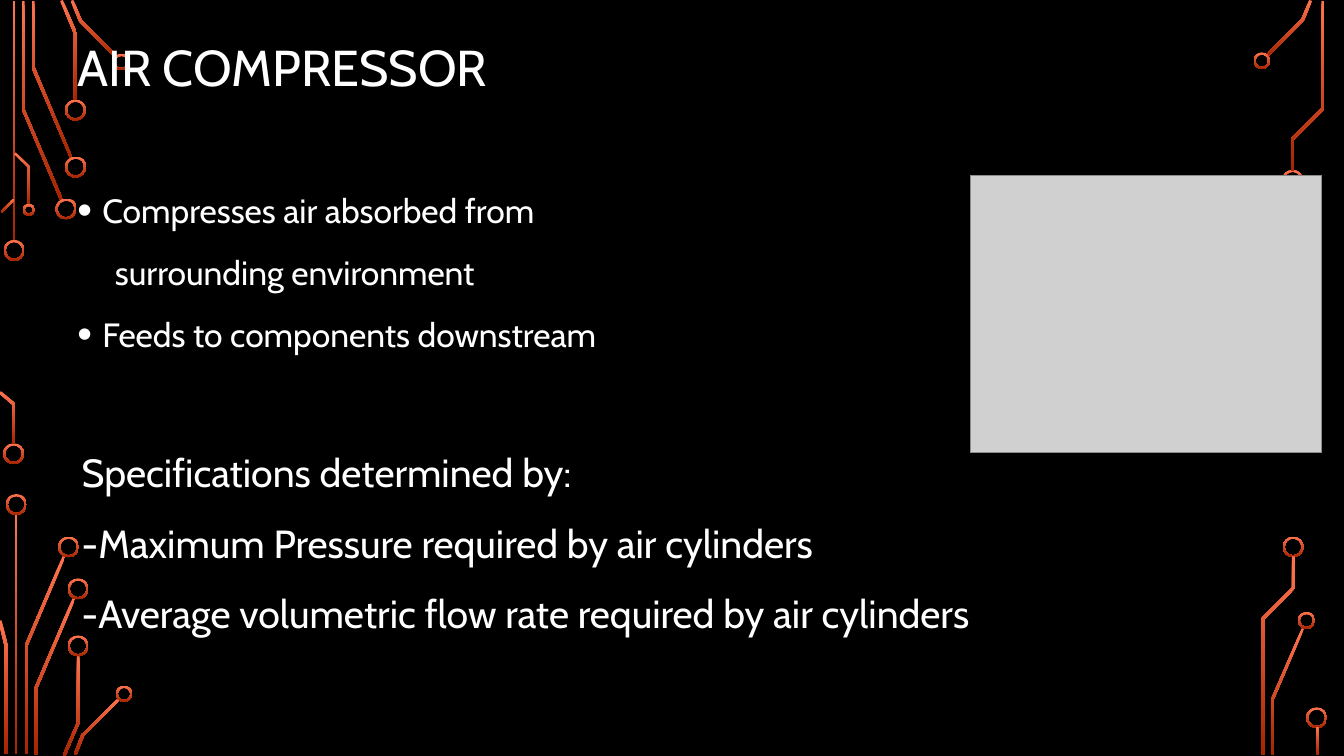
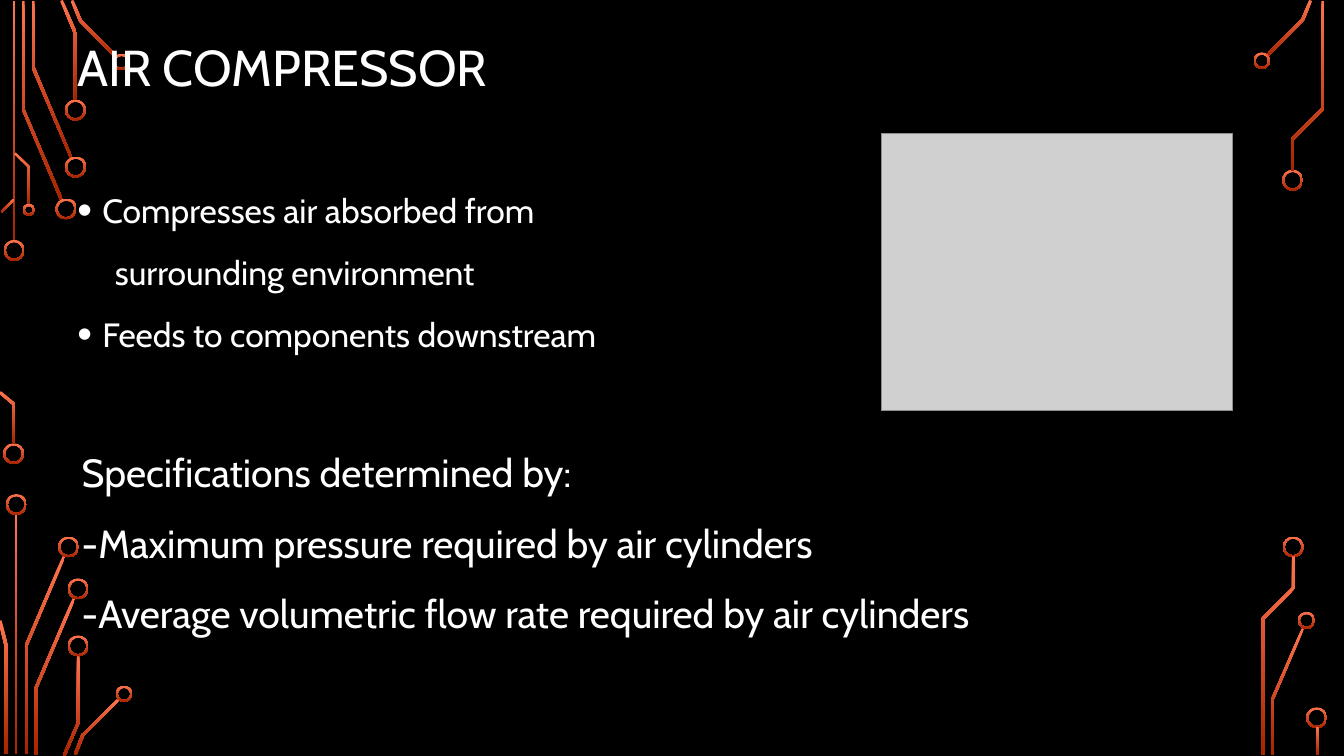
Before and after one commit to Logiant/AgileRoboticControls, a slide deck: slide 32 of Documentation/Presentation/Design Presentation/Design Presentation.pptx. Drawn at 1344x756 pixels with LibreOffice and Linux fonts; fonts in the diff are those of the drawing; grey boxes stand for pictures; background and template pictures are left out. Boxes give left, top, right and bottom in pixels: in the first picture for what was removed or moved away, otherwise in the second. Text is boxed around its words. In the diff, an @@ line names an element or a change of style, - is before the commit and + after.

```diff
--- a/Documentation/Presentation/Design Presentation/Design Presentation.pptx
+++ b/Documentation/Presentation/Design Presentation/Design Presentation.pptx
@@ picture moved from (x1=971, y1=175, x2=1323, y2=453) to (x1=881, y1=134, x2=1233, y2=411) @@
@@ text at (x1=82, y1=528, x2=813, y2=567): text changed @@
--Maximum Pressure required by air cylinders
+-Maximum pressure required by air cylinders
```
Also in this commit, not shown: 6 other slides changed.
